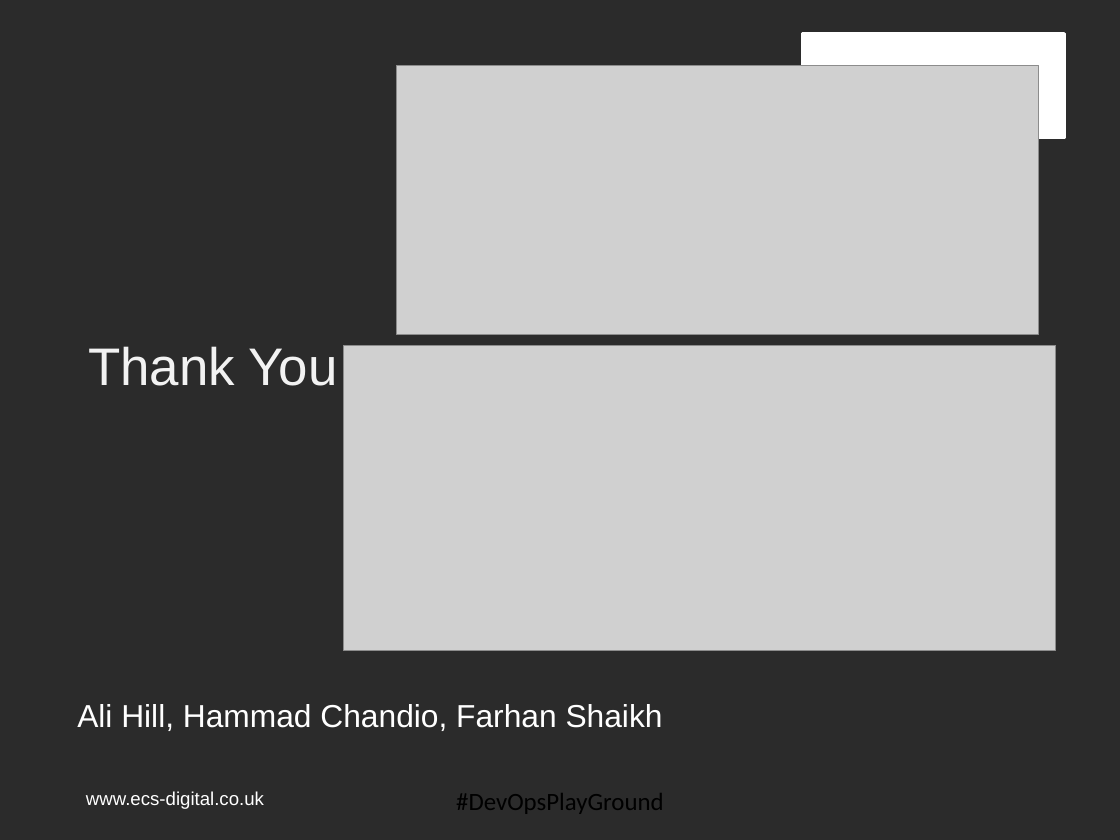
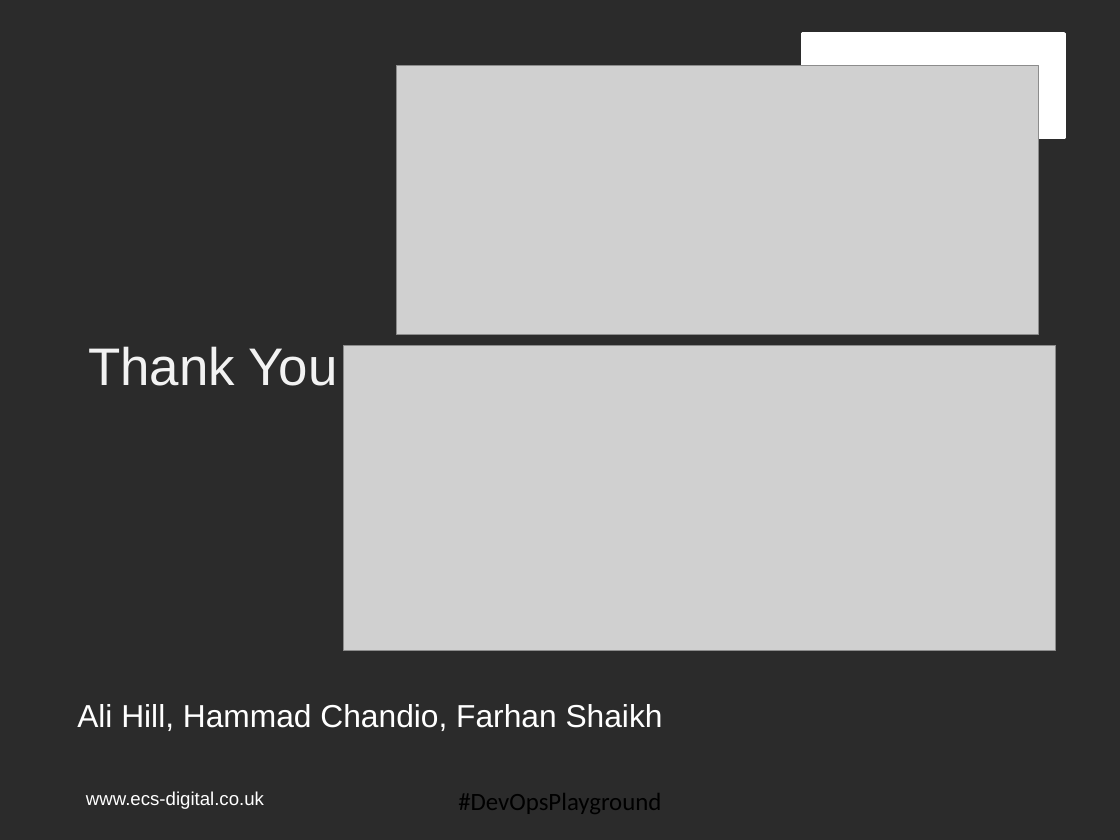
Before and after one commit to DevOpsPlayground/Hands-on-with-Selenium-Auto-Scaling-using-Docker-and-Zalenium, a slide deck: slide 14 of ECS_Digital_Template.pptx. Drawn at 1120x840 pixels with LibreOffice and Linux fonts; fonts in the diff are those of the drawing; grey boxes stand for pictures; background and template pictures are left out; a plain dark background stands for a picture behind light text. Boxes give left, top, right and bottom in pixels: in the first picture for what was removed or moved away, otherwise in the second. Text is boxed around its words. In the diff, an @@ line names an element or a change of style, - is before the commit and + after.

```diff
--- a/ECS_Digital_Template.pptx
+++ b/ECS_Digital_Template.pptx
@@ text at bbox=[458, 793, 661, 814]: text changed @@
-#DevOpsPlayGround
+#DevOpsPlayground
```
Also in this commit, not shown: 2 other slides changed, 1 other file.
